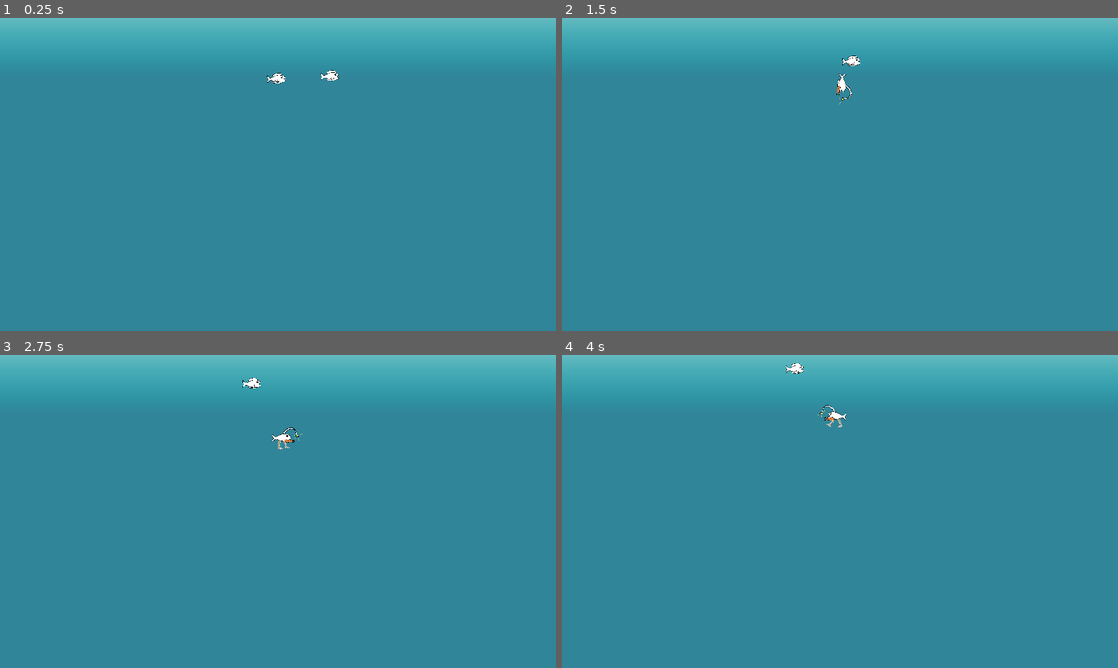
Above: before the commit, frames 1-4 (two rows, left to right).
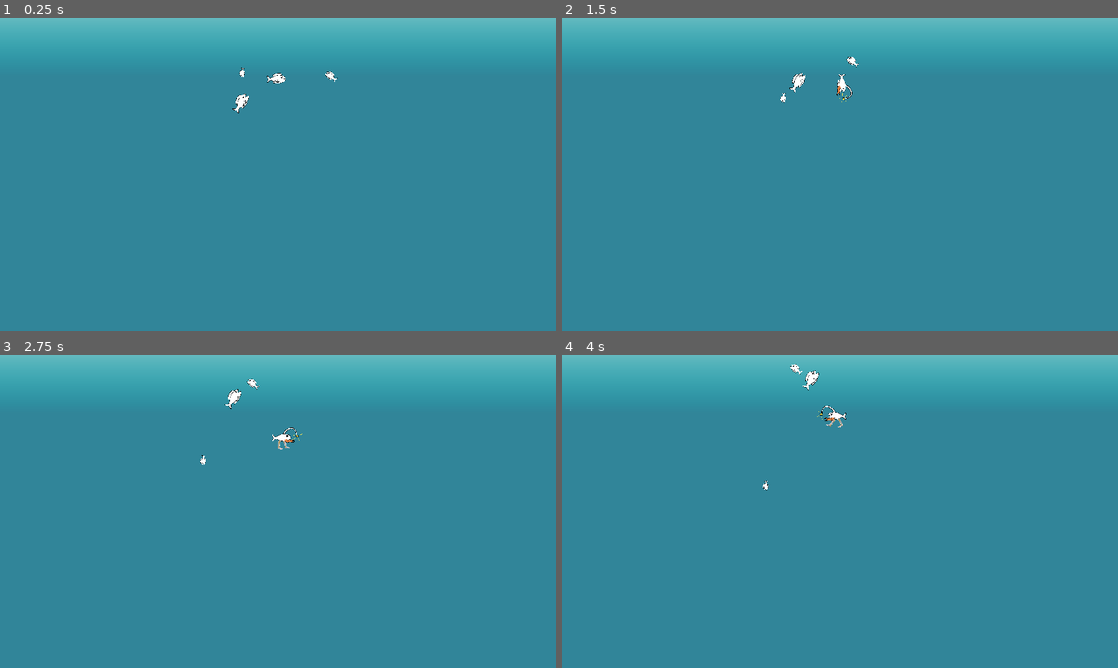
Above: after the commit, the same moments.

Repository: JonasHalas/FishEvolution
Game: Godot game, scene res://scenes/mainScene.tscn
Two runs of this game, one before a commit and one after it. Both use one fixed random seed, a clock stepped at 60 frames per second and the inputs below.
Inputs (mouse positions are in pixels of both pictures, inside the frame that each line leads up to):
- Up to frame 1 (0.25 s): no input
- Up to frame 2 (1.5 s): move the mouse to (962, 158) at 0.52 s; hold D (Right) 0.53-1.28 s; tap T (Test Button) at 0.6 s; move the mouse to (728, 190) at 1.27 s; hold S (Down) from 1.28 s (still down); tap Y (Test Button 2) at 1.35 s
- Up to frame 3 (2.75 s): move the mouse to (333, 442) at 2.02 s; release S (Down) at 2.03 s; hold D (Right) from 2.03 s (still down); tap U (Test Button 3) at 2.1 s
- Up to frame 4 (4 s): move the mouse to (812, 574) at 2.77 s; release D (Right) at 2.78 s; hold W (Up) 2.78-3.53 s; tap Mouse wheel up (Zoom In) at 2.85 s; move the mouse to (1006, 558) at 3.52 s; hold A (Left) from 3.53 s (still down); tap Mouse wheel down (Zoom Out) at 3.6 s

The runs differ from the first frame. In frame 1, 0.2% of the frame differs, in the area x 41-61%, y 15-31%; in frame 2, 0.2%; in frame 3, 0.2%; in frame 4, 0.2%, in the area x 36-52%, y 2-44%.

Commit message:
added some fish and simplified rotation

Diff:
--- /dev/null
+++ b/Project/FishEvolution/creatures/enemies/enemyTemplate.gd
@@ -0,0 +1,49 @@
+extends CharacterBody2D
+
+@export var sizeSpecific: float = 0
+@export var sizeMin: float = .05
+@export var sizeMax: float = .15
+@export var movementSpeed: float = 70
+#random starting movement direction
+var movementDirection: Vector2 = Vector2(randf_range(-1, 1), randf_range(-1, 1))
+
+var size: float = 0
+
+func _ready():
+
+	# sets the size of the enemy, if no specific size is set, it will be within the range of sinzeMin and sizeMax
+	if sizeSpecific == 0:
+		size = randf_range(sizeMin, sizeMax)
+	else:
+		size = sizeSpecific
+	scale = Vector2(size, size)
+
+func _physics_process(_delta):
+
+	#updates rotation
+	rotate_character_body(movementDirection)
+	#updates velocity
+	velocity = movementDirection.normalized() * movementSpeed
+
+
+	move_and_slide()
+
+
+
+# Rotate a CharacterBody2D node based on its velocity vector
+func rotate_character_body(velocity: Vector2) -> void:
+	#if fish is moving right and is not flipped, flip it
+	if velocity.x < 0 && scale.y > 0:
+		scale.y = -scale.y
+	#if fish is moving right and is not flipped, flip it
+	elif velocity.x > 0 && scale.y < 0:
+		scale.y = -scale.y
+
+		# rotates character according to direction. This can be simplified without degreeconversion, but in case i need the degrees in the future, im leavin as is
+	if velocity != Vector2.ZERO:  # Ensure velocity is non-zero to avoid division by zero
+		#calculates the radan
+		var angle = atan2(velocity.y, velocity.x)
+		# converts radan to degrees because radans are hard :(
+		var degrees = rad_to_deg(angle)
+		# Apply the rotation to the character body
+		rotation_degrees = degrees
--- a/Project/FishEvolution/enemyTemplate.tscn
+++ b/Project/FishEvolution/creatures/enemies/enemyTemplate.tscn
@@ -1,11 +1,26 @@
 [gd_scene load_steps=7 format=3 uid="uid://bhjg2ewpv2fwv"]
 
 [ext_resource type="Texture2D" uid="uid://oqayvoo2h621" path="res://art/creatures/templateFish.png" id="1_0oqsf"]
-[ext_resource type="Script" path="res://enemyTemplate.gd" id="1_2m5iv"]
+[ext_resource type="Script" path="res://creatures/enemies/enemyTemplate.gd" id="1_2m5iv"]
 
 [sub_resource type="CapsuleShape2D" id="CapsuleShape2D_1wbgl"]
 radius = 141.0
 height = 550.0
+
+[sub_resource type="Animation" id="Animation_hwq5s"]
+length = 0.001
+tracks/0/type = "value"
+tracks/0/imported = false
+tracks/0/enabled = true
+tracks/0/path = NodePath("Sprite2D:frame")
+tracks/0/interp = 1
+tracks/0/loop_wrap = true
+tracks/0/keys = {
+"times": PackedFloat32Array(0),
+"transitions": PackedFloat32Array(1),
+"update": 1,
+"values": [0]
+}
 
 [sub_resource type="Animation" id="Animation_l8t6w"]
 resource_name = "base"
@@ -22,21 +37,6 @@
 "transitions": PackedFloat32Array(1, 1),
 "update": 1,
 "values": [0, 1]
-}
-
-[sub_resource type="Animation" id="Animation_hwq5s"]
-length = 0.001
-tracks/0/type = "value"
-tracks/0/imported = false
-tracks/0/enabled = true
-tracks/0/path = NodePath("Sprite2D:frame")
-tracks/0/interp = 1
-tracks/0/loop_wrap = true
-tracks/0/keys = {
-"times": PackedFloat32Array(0),
-"transitions": PackedFloat32Array(1),
-"update": 1,
-"values": [0]
 }
 
 [sub_resource type="AnimationLibrary" id="AnimationLibrary_m2mdw"]
--- a/Project/FishEvolution/creatures/player/player.gd
+++ b/Project/FishEvolution/creatures/player/player.gd
@@ -37,7 +37,7 @@
 	#allows us to move
 	move_and_slide()
 
-	updateAnimationDirection()
+	rotate_character_body(inputDirection)
 
 
 func _unhandled_input(_event: InputEvent) -> void:
@@ -57,28 +57,23 @@
 		finBot.change_texture("res://art/fishParts/finBot/legs1.png")
 
 
-func updateAnimationDirection() -> void:
-	# Rotating and flipping sprites so that if you go directly up or down, fish is still flipped towards your last direction. Had to brute force this math ;(
+# Rotate a CharacterBody2D node based on its velocity vector
+func rotate_character_body(velocity: Vector2) -> void:
+	#if fish is moving right and is not flipped, flip it
+	if velocity.x < 0 && scale.y > 0:
+		scale.y = -scale.y
+	#if fish is moving right and is flipped, flip it back
+	elif velocity.x > 0 && scale.y < 0:
+		scale.y = -scale.y
 
-	if inputDirection.x == 1: #Right
-		collision_shape_2d.scale = Vector2(1, 1)
-		collision_shape_2d.rotation = 3.6 - rad_to_deg(atan2(inputDirection.x,inputDirection.y))
-
-	if inputDirection.x == -1: #Left
-		collision_shape_2d.scale = Vector2(1, -1)
-		collision_shape_2d.rotation = -(.4 + rad_to_deg(atan2(inputDirection.x,inputDirection.y)))
-
-	if inputDirection == Vector2(0, 1): #Straight Down
-		if collision_shape_2d.scale == Vector2(1, 1):# and is allready Right
-			collision_shape_2d.set_rotation(3.2)
-		if collision_shape_2d.scale == Vector2(1, -1):# and is allready Left
-			collision_shape_2d.set_rotation(0)
-
-	if inputDirection == Vector2(0, -1): #Straigth Up
-		if collision_shape_2d.scale == Vector2(1, 1):# and is allready Right
-			collision_shape_2d.set_rotation(0)
-		if collision_shape_2d.scale == Vector2(1, -1):# and is allready Left
-			collision_shape_2d.set_rotation(3.2)
+		# rotates character according to direction. This can be simplified without degreeconversion, but in case i need the degrees in the future, im leavin as is
+	if velocity != Vector2.ZERO:  # Ensure velocity is non-zero to avoid division by zero
+		#calculates the radan
+		var angle = atan2(velocity.y, velocity.x)
+		# converts radan to degrees because radans are hard :(
+		var degrees = rad_to_deg(angle)
+		# Apply the rotation to the character body
+		rotation_degrees = degrees
 
 
 func zoom_player_camera() -> void:
--- a/Project/FishEvolution/enemyTemplate.gd
+++ /dev/null
@@ -1,14 +0,0 @@
-extends CharacterBody2D
-
-@export var size: float = .1
-@export var movementSpeed: float = 70
-#random starting movement direction
-var movementDirection: Vector2 = Vector2(randf_range(-1, 1), randf_range(-1, 1))
-
-func _physics_process(_delta):
-
-	#updates velocity
-	velocity = movementDirection.normalized() * movementSpeed
-
-
-	move_and_slide()
--- a/Project/FishEvolution/scenes/mainScene.tscn
+++ b/Project/FishEvolution/scenes/mainScene.tscn
@@ -2,7 +2,7 @@
 
 [ext_resource type="PackedScene" uid="uid://dm0m876wo2s6" path="res://scenes/background.tscn" id="1_iimlb"]
 [ext_resource type="PackedScene" uid="uid://cjpd10tceke01" path="res://creatures/player/player.tscn" id="2_jrrna"]
-[ext_resource type="PackedScene" uid="uid://bhjg2ewpv2fwv" path="res://enemyTemplate.tscn" id="3_kq7m7"]
+[ext_resource type="PackedScene" uid="uid://bhjg2ewpv2fwv" path="res://creatures/enemies/enemyTemplate.tscn" id="3_kq7m7"]
 
 [node name="MainScene" type="Node2D"]
 
@@ -16,3 +16,9 @@
 
 [node name="testEnemy" parent="." instance=ExtResource("3_kq7m7")]
 position = Vector2(496, 211)
+
+[node name="CharacterBody2D" parent="." instance=ExtResource("3_kq7m7")]
+position = Vector2(164, 305)
+
+[node name="CharacterBody2D2" parent="." instance=ExtResource("3_kq7m7")]
+position = Vector2(178, 172)
